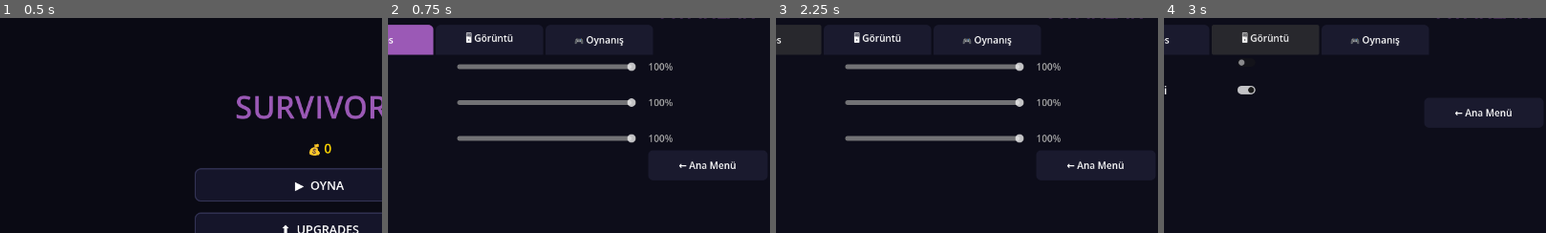
Above: before the commit, frames 1-4 (left to right).
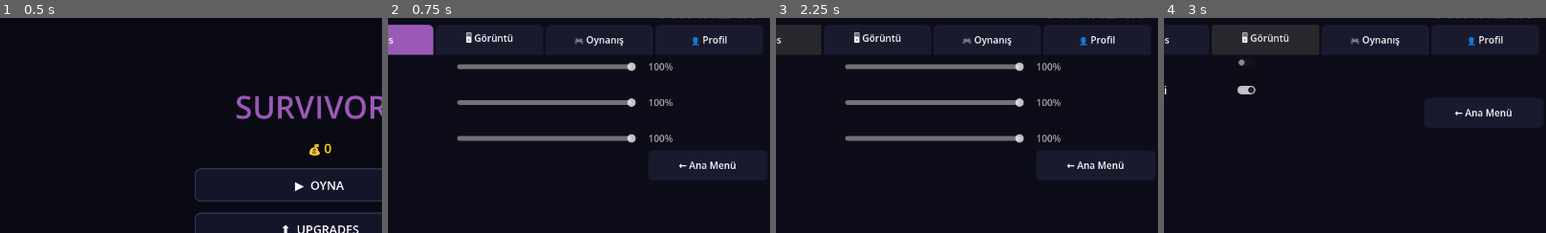
Above: after the commit, the same moments.

Repository: jegy911/survivors-clone
Game: Godot game, scene res://ui/main_menu.tscn
Same seed, same stepped clock (60 frames per second), same inputs: the game is played once before the commit and once after it.
Inputs (mouse positions are % of the whole screen's width and height, from its top left):
- Up to frame 1 (0.5 s): no input
- Up to frame 2 (0.75 s): click "⚙ AYARLAR" at 0.5 s
- Up to frame 3 (2.25 s): click (50, 10) at 1.25 s, where only the run after the commit has a clickable "👤 Profil"; click "🔊 Ses" at 2 s
- Up to frame 4 (3 s): click "🖥 Görüntü" at 2.75 s
The pictures show only the part of the screen within x 8-58%, y 5-55%; the shares and areas given below are measured in that part.

Frame 1 is identical in both runs. In frame 2, 0.2% of the frame differs, in the area x 79-89%, y 8-13%; in frame 3, 0.2%; in frame 4, 0.2%.
Error before the commit: Invalid assignment of property or key 'text' with value of type 'String' on a base object of type 'null instance'. (res://ui/settings.gd:43)

Commit message:
Update settings.tscn

Diff:
--- a/ui/settings.tscn
+++ b/ui/settings.tscn
@@ -31,6 +31,9 @@
 [node name="OynanisTab" type="Button" parent="VBoxContainer/TabRow" unique_id=2087812698]
 layout_mode = 2
 
+[node name="ProfilTab" type="Button" parent="VBoxContainer/TabRow" unique_id=3012345678]
+layout_mode = 2
+
 [node name="ContentArea" type="VBoxContainer" parent="VBoxContainer" unique_id=1076754020]
 layout_mode = 2
 
